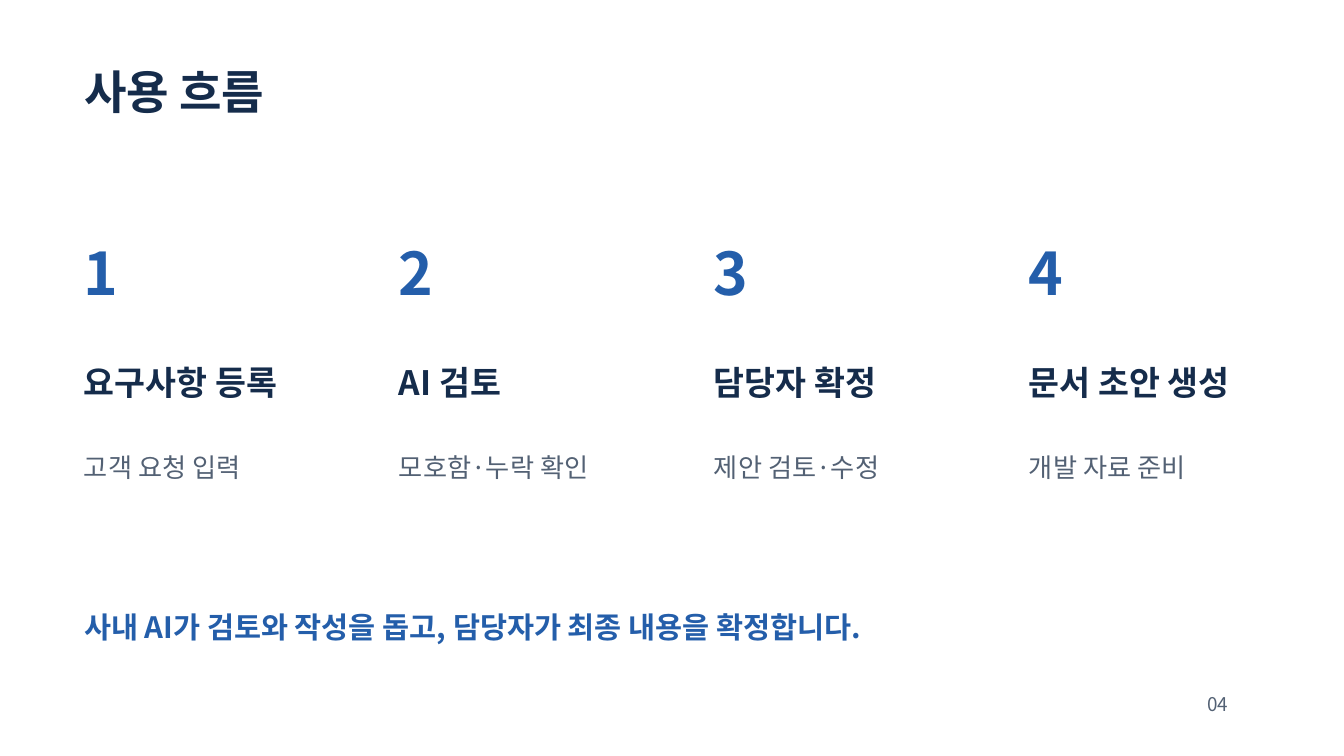
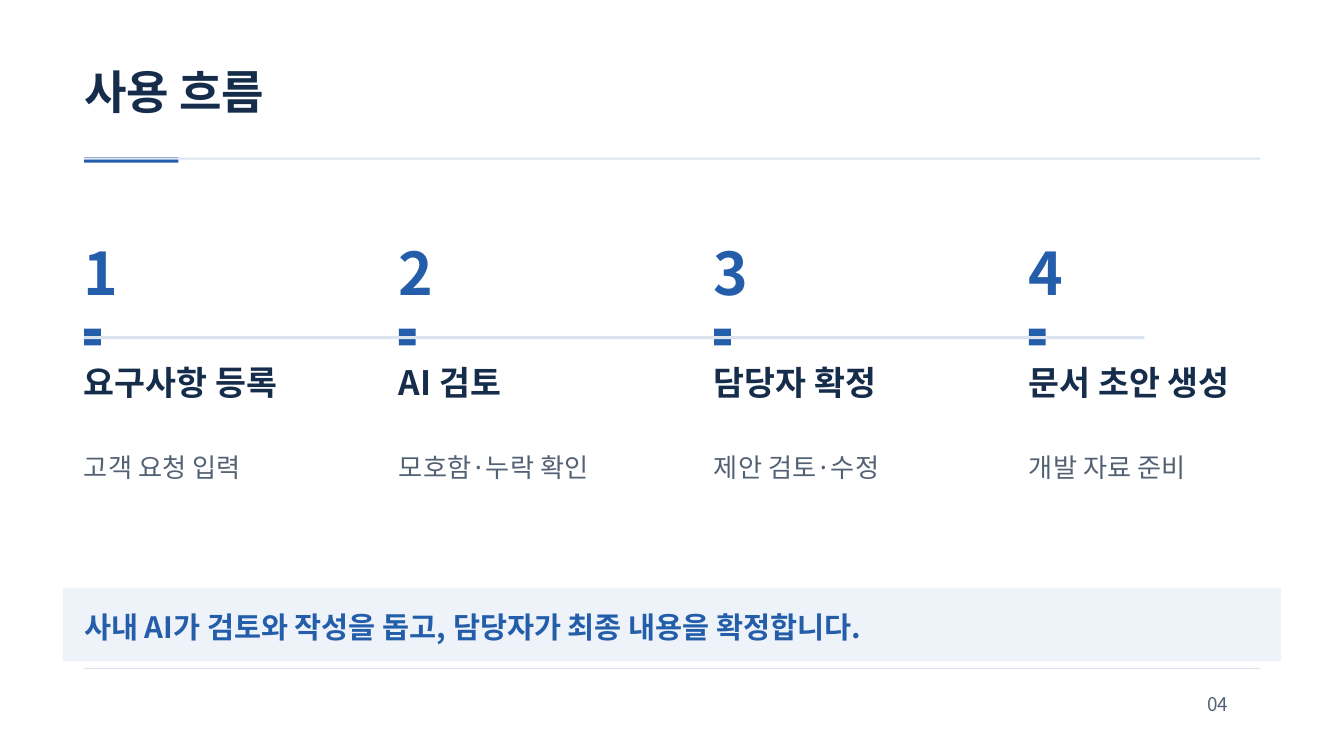
Before and after one commit to jihunhan98/semes-superrookie, a slide deck: slide 4 of docs/presentations/ReqOps_SuperRookie.pptx. Drawn at 1344x756 pixels with LibreOffice and Linux fonts; fonts in the diff are those of the drawing. Boxes give left, top, right and bottom in pixels: in the first picture for what was removed or moved away, otherwise in the second. Text is boxed around its words. In the diff, an @@ line names an element or a change of style, - is before the commit and + after.

```diff
--- a/docs/presentations/ReqOps_SuperRookie.pptx
+++ b/docs/presentations/ReqOps_SuperRookie.pptx
@@ rectangle added at (x1=84, y1=157, x2=178, y2=162), fill #245EAA @@
@@ rectangle added at (x1=84, y1=157, x2=1260, y2=159), fill #DCE4EF @@
@@ rectangle added at (x1=84, y1=329, x2=101, y2=346), fill #245EAA @@
@@ rectangle added at (x1=399, y1=329, x2=416, y2=346), fill #245EAA @@
@@ rectangle added at (x1=714, y1=329, x2=731, y2=346), fill #245EAA @@
@@ rectangle added at (x1=1029, y1=329, x2=1047, y2=346), fill #245EAA @@
@@ rectangle added at (x1=84, y1=336, x2=1144, y2=339), fill #DCE4EF @@
@@ rectangle added at (x1=63, y1=588, x2=1280, y2=661), fill #EEF3F9 @@
@@ rectangle added at (x1=84, y1=667, x2=1260, y2=668), fill #DCE4EF @@
```
Also in this commit, not shown: 8 other slides changed.
